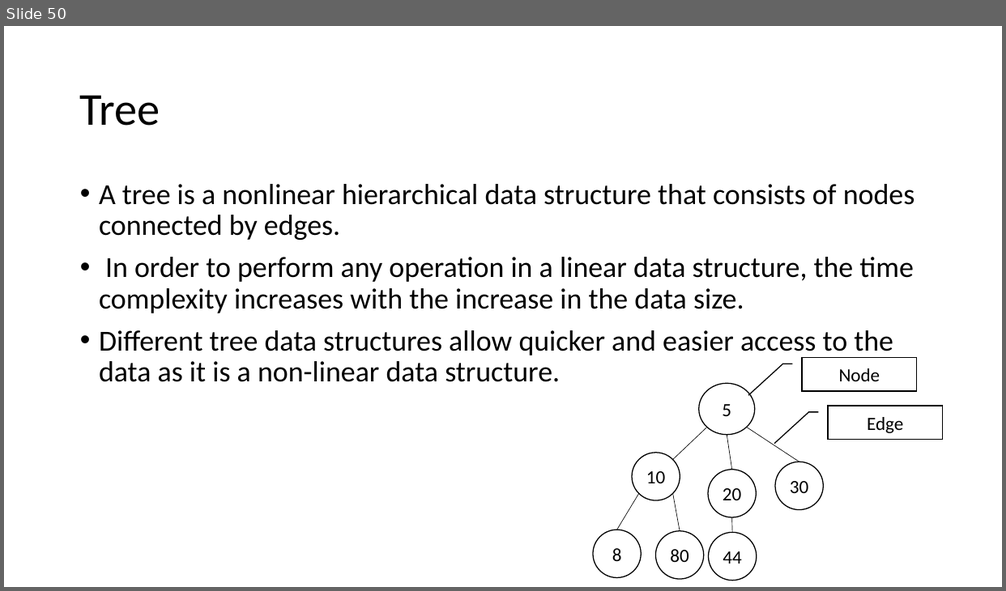
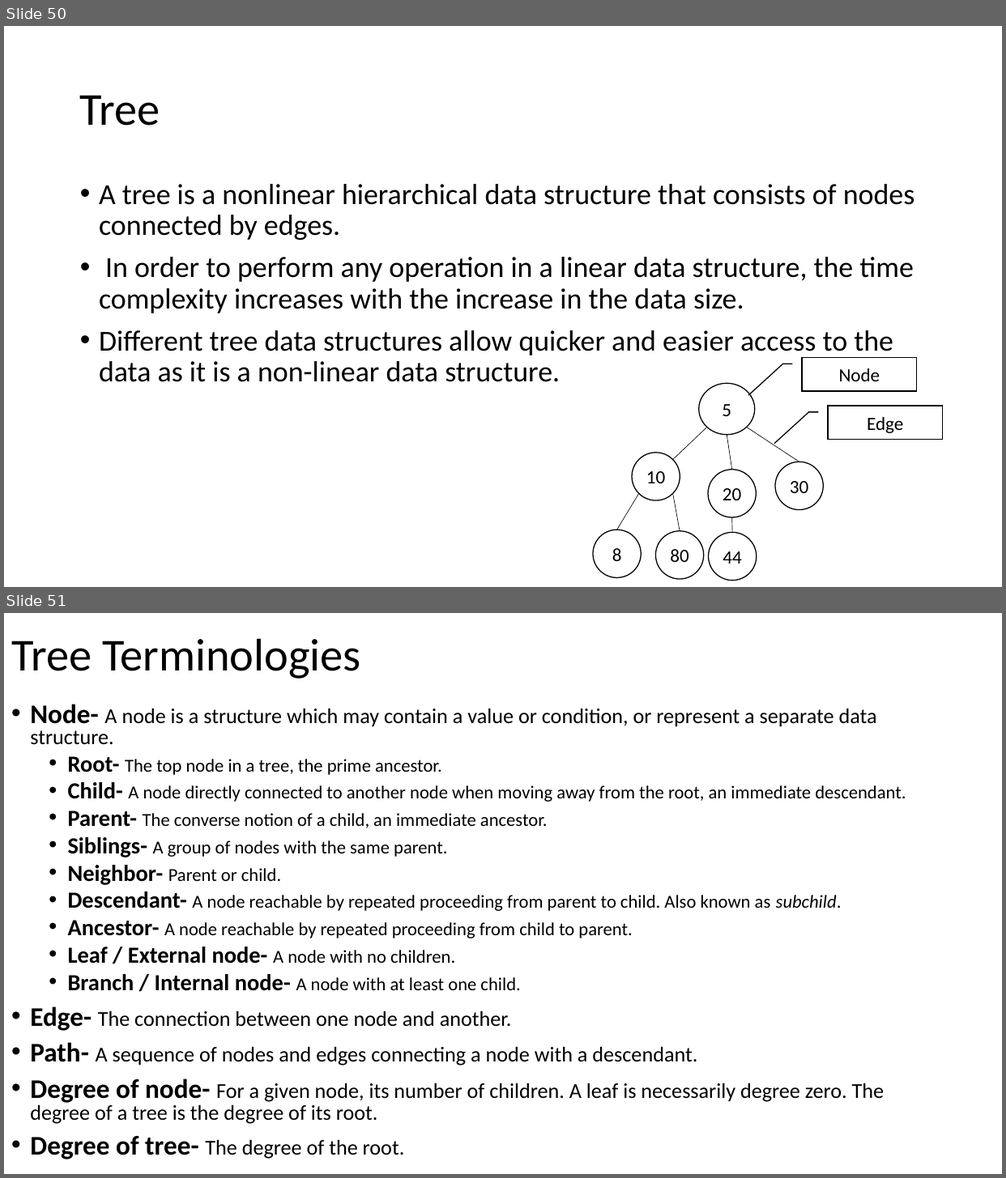
Before and after one commit to AshutoshDemoProjects/MyNotes, a slide deck: tech/PPT/DATA STRUCTURE.pptx. Shown one above the other, each under a label of ours: slide 50 before the commit, slides 50 and 51 after it. The pictures are 1006x591 and 1006x1178 pixels, drawn with LibreOffice and Linux fonts; fonts in the diff are those of the drawing. Boxes give left, top, right and bottom in pixels: in the first picture for what was removed or moved away, otherwise in the second. Text is boxed around its words. In the diff, an @@ line names an element or a change of style, - is before the commit and + after.

Commit message:
Tree with tree terminologi

```diff
--- a/tech/PPT/DATA STRUCTURE.pptx
+++ b/tech/PPT/DATA STRUCTURE.pptx
@@ slide 51 added at (4,613,1002,1174), background #FFFFFF @@
@@ title added at (11,638,361,679), 44 pt, text #000000 @@
+Tree Terminologies
@@ text added at (30,704,906,1160), 17.6 pt, text #000000 @@
+• Node- A node is a structure which may contain a value or condition, or represent a separate data structure.
+  • Root- The top node in a tree, the prime ancestor.
+  • Child- A node directly connected to another node when moving away from the root, an immediate descendant.
+  • Parent- The converse notion of a child, an immediate ancestor.
+  • Siblings- A group of nodes with the same parent.
+  • Neighbor- Parent or child.
+  • Descendant- A node reachable by repeated proceeding from parent to child. Also known as subchild.
+  • Ancestor- A node reachable by repeated proceeding from child to parent.
+  • Leaf / External node- A node with no children.
+  • Branch / Internal node- A node with at least one child.
+• Edge- The connection between one node and another.
+• Path- A sequence of nodes and edges connecting a node with a descendant.
+• Degree of node- For a given node, its number of children. A leaf is necessarily degree zero. The degree of a tree is the degree of its root.
+• Degree of tree- The degree of the root.
```
Also in this commit, not shown: 2 other slides added.
